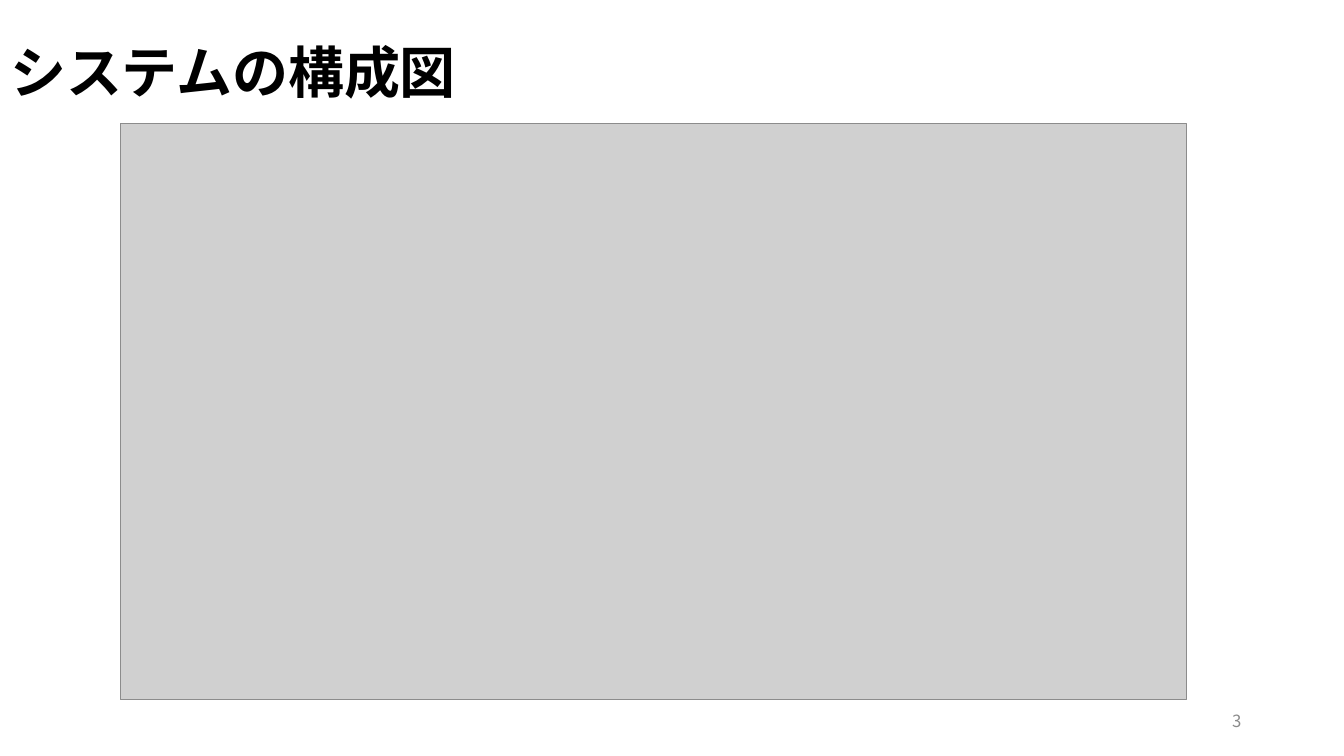
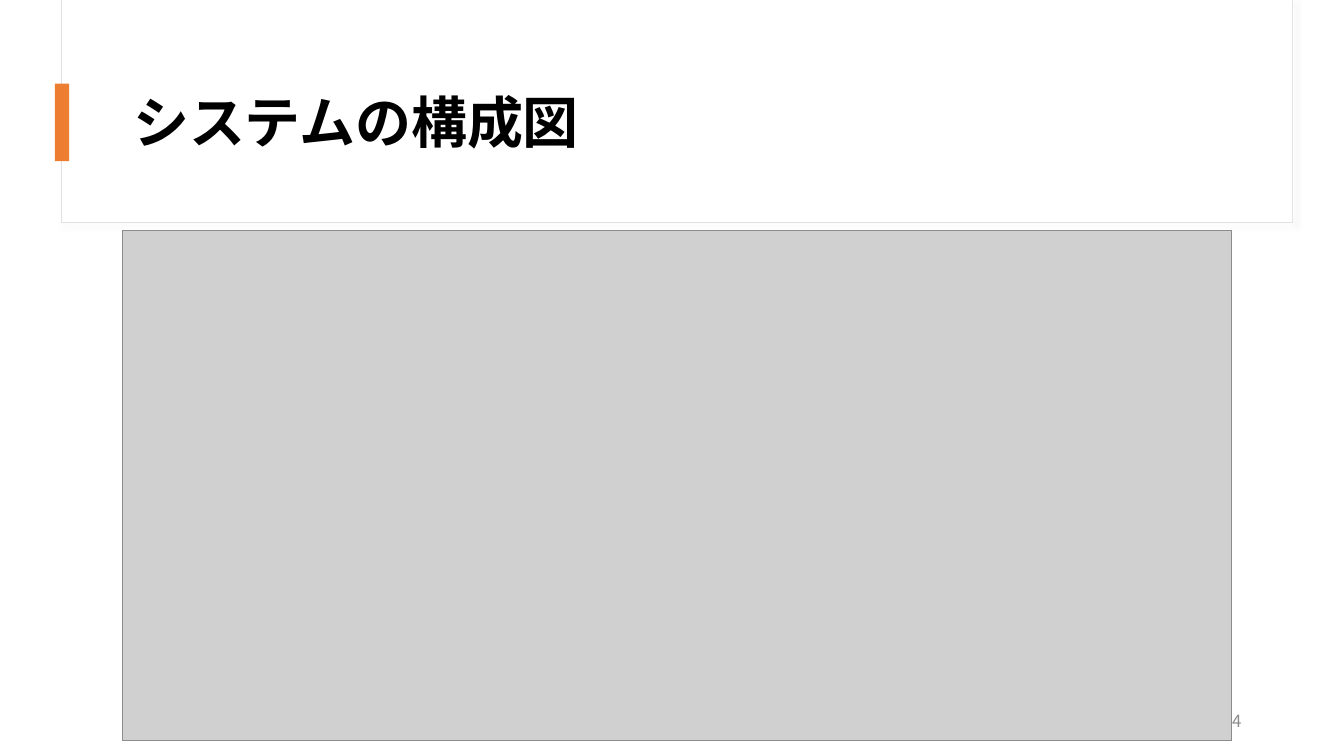
Before and after one commit to OOL2020-goodluckfanfield/Document, a slide deck: slide 4 of ool2020_middle_report_volume３_10_25 .pptx (slide 3 before the commit). Drawn at 1344x756 pixels with LibreOffice and Linux fonts; fonts in the diff are those of the drawing; grey boxes stand for pictures. Boxes give left, top, right and bottom in pixels: in the first picture for what was removed or moved away, otherwise in the second. Text is boxed around its words. In the diff, an @@ line names an element or a change of style, - is before the commit and + after.

```diff
--- a/ool2020_middle_report_volume３_10_25 .pptx
+++ b/ool2020_middle_report_volume３_10_25 .pptx
@@ rectangle added at <box>62,0,1293,223</box>, fill #FFFFFF, outline #E1E1E1 0.75 pt @@
@@ rectangle added at <box>63,0,1293,222</box>, fill #FFFFFF @@
@@ rectangle added at <box>55,84,70,161</box>, fill #ED7D31 @@
@@ title "システムの構成図": place and size @@
-title "システムの構成図" at <box>10,45,456,99</box>
+title "システムの構成図" at <box>133,95,579,149</box>
@@ picture: place and size @@
-picture at <box>121,124,1187,701</box>
+picture at <box>123,231,1232,741</box>
@@ page number at <box>1232,715,1241,727</box>: text changed @@
-3
+4
```
Also in this commit, not shown: 4 other slides changed, 2 slides added, 1 slide removed, 1 other file.
